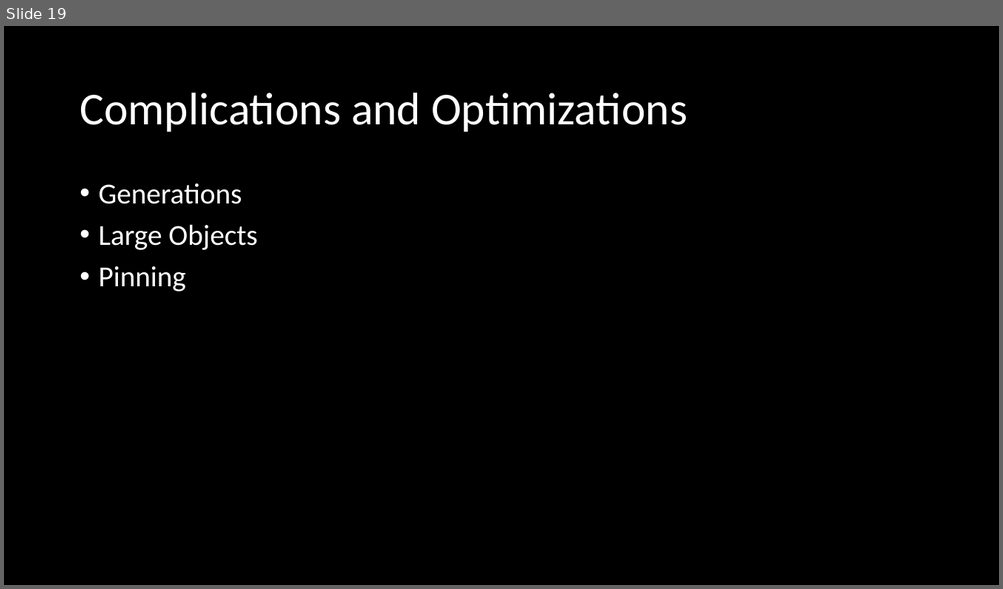
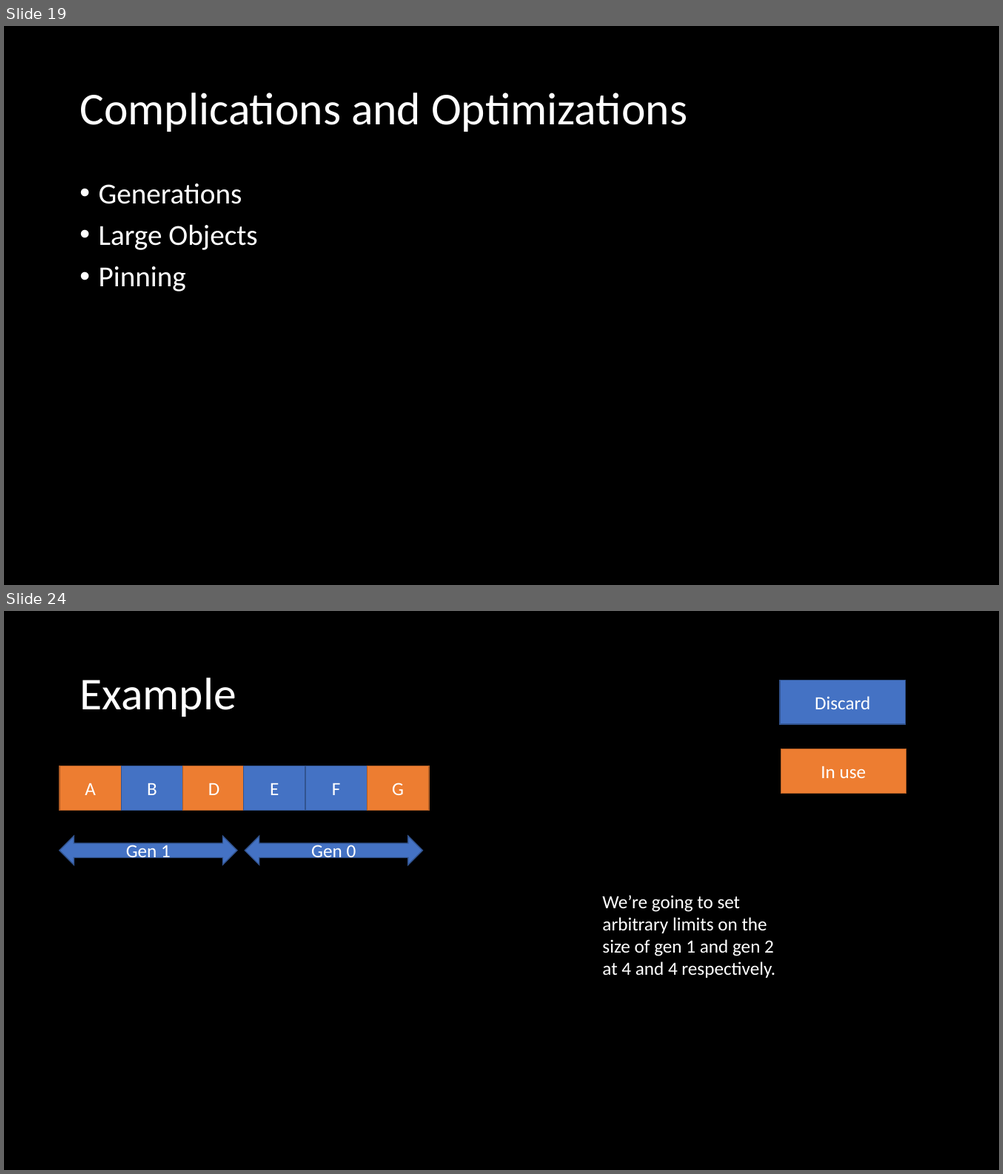
Before and after one commit to microsoft/Flash_University, a slide deck: CLR_via_CSharp/21_GarbageCollection/21_GarbageCollection.pptx. Shown one above the other, each under a label of ours: slide 19 before the commit, slides 19 and 24 after it; the slides between them are not shown. The pictures are 1003x589 and 1003x1174 pixels, drawn with LibreOffice and Linux fonts; fonts in the diff are those of the drawing. Boxes give left, top, right and bottom in pixels: in the first picture for what was removed or moved away, otherwise in the second. Text is boxed around its words. In the diff, an @@ line names an element or a change of style, - is before the commit and + after.

Commit message:
ppt with book example started

```diff
--- a/CLR_via_CSharp/21_GarbageCollection/21_GarbageCollection.pptx
+++ b/CLR_via_CSharp/21_GarbageCollection/21_GarbageCollection.pptx
@@ slide 24 added at (x1=4, y1=611, x2=999, y2=1170), background #000000 @@
@@ title added at (x1=79, y1=678, x2=236, y2=717), 44 pt, text #FFFFFF @@
+Example
@@ rectangle added at (x1=780, y1=680, x2=905, y2=723), fill #4472C4, outline #325491 1 pt, 18 pt, text #FFFFFF @@
+Discard
@@ rectangle added at (x1=781, y1=749, x2=906, y2=793), fill #ED7D31, outline #AF5C24 1 pt, 18 pt, text #FFFFFF @@
+In use
@@ rectangle added at (x1=60, y1=766, x2=121, y2=810), fill #ED7D31, outline #AF5C24 1 pt, 18 pt, text #FFFFFF @@
+A
@@ rectangle added at (x1=121, y1=766, x2=183, y2=810), fill #4472C4, outline #325491 1 pt, 18 pt, text #FFFFFF @@
+B
@@ rectangle added at (x1=183, y1=766, x2=245, y2=810), fill #ED7D31, outline #AF5C24 1 pt, 18 pt, text #FFFFFF @@
+D
@@ rectangle added at (x1=244, y1=766, x2=305, y2=810), fill #4472C4, outline #325491 1 pt, 18 pt, text #FFFFFF @@
+E
@@ rectangle added at (x1=305, y1=766, x2=367, y2=810), fill #4472C4, outline #325491 1 pt, 18 pt, text #FFFFFF @@
+F
@@ rectangle added at (x1=367, y1=766, x2=430, y2=810), fill #ED7D31, outline #AF5C24 1 pt, 18 pt, text #FFFFFF @@
+G
@@ left right arrow added at (x1=60, y1=836, x2=237, y2=866), fill #4472C4, outline #325491 1 pt, 18 pt, text #FFFFFF @@
+Gen 1
@@ left right arrow added at (x1=245, y1=836, x2=423, y2=866), fill #4472C4, outline #325491 1 pt, 18 pt, text #FFFFFF @@
+Gen 0
@@ text added at (x1=602, y1=895, x2=775, y2=978), 18 pt, text #FFFFFF @@
+We’re going to set arbitrary limits on the size of gen 1 and gen 2 at 4 and 4 respectively.
```
Also in this commit, not shown: 4 other slides added.
